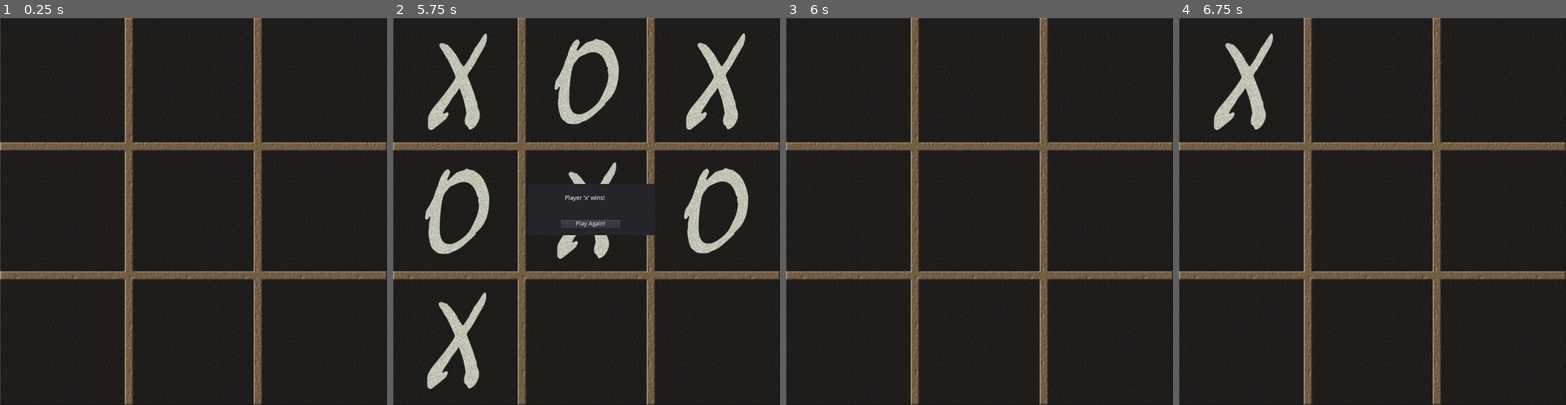
Above: before the commit, frames 1-4 (left to right).
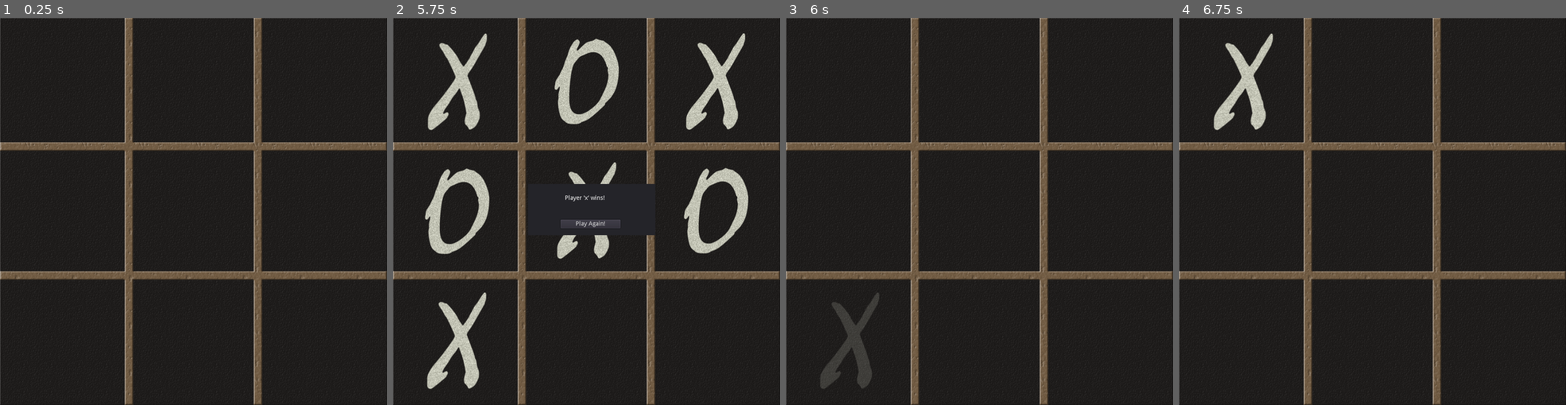
Above: after the commit, the same moments.

Repository: bturbes/tic-tac-toe
Game: Godot game, scene res://Root.tscn
Same seed, same stepped clock (60 frames per second), same inputs: the game is played once before the commit and once after it.
Inputs (mouse positions are in pixels of both pictures, inside the frame that each line leads up to):
- Up to frame 1 (0.25 s): no input
- Up to frame 2 (5.75 s): tap Enter at 0.5, 2, 3.5 s; move the mouse to (458, 79) at 0.52 s; click (458, 79) at 0.67 s; tap Space at 1.25, 2.75, 4.25 s; move the mouse to (586, 79) at 1.27 s; click (586, 79) at 1.42 s; move the mouse to (714, 79) at 2.02 s; click (714, 79) at 2.17 s; move the mouse to (458, 211) at 2.77 s; click (458, 211) at 2.92 s; move the mouse to (586, 211) at 3.52 s; click (586, 211) at 3.67 s; move the mouse to (714, 211) at 4.27 s; click (714, 211) at 4.42 s; move the mouse to (454, 339) at 5.02 s; click (454, 339) at 5.17 s
- Up to frame 3 (6 s): click "Play Again!" at 5.75 s
- Up to frame 4 (6.75 s): move the mouse to (1244, 79) at 6.52 s; click (1244, 79) at 6.67 s

Frames 1-2 are identical in both runs. In frame 3, 1.2% of the frame differs, in the area x 8-24%, y 71-96%; in frame 4, nothing differs.

Commit message:
pause board between games

Diff:
--- a/Board.gd
+++ b/Board.gd
@@ -80,6 +80,9 @@
 
 func game_over_dialog(msg):
 	print(msg)
+
+	get_tree().paused = true
+
 	var game_over = game_over_scene.instance()
 	game_over.set_message(msg)
 	game_over.z_index = 10
--- a/GameOver.gd
+++ b/GameOver.gd
@@ -14,13 +14,16 @@
 	$Control/RichTextLabel.text = msg
 
 func _on_play_again_pressed():
+	print("asdf")
 	# Delete original board
 	var root = get_tree().get_root().get_node("/root/Root")
 	var old_board = get_parent()
 	old_board.queue_free()
 
+	# Create new board
 	var new_board = board_scene.instance()
 	root.add_child(new_board)
 
-	get_tree().get_root().print_tree()
+	# Close popup and unpause tree
+	get_tree().paused = false
 	queue_free()
--- a/GameOver.tscn
+++ b/GameOver.tscn
@@ -3,6 +3,7 @@
 [ext_resource path="res://GameOver.gd" type="Script" id=1]
 
 [node name="GameOver" type="Node2D"]
+pause_mode = 2
 script = ExtResource( 1 )
 
 [node name="Control" type="Control" parent="."]
Not shown, changed: target/index.pck
